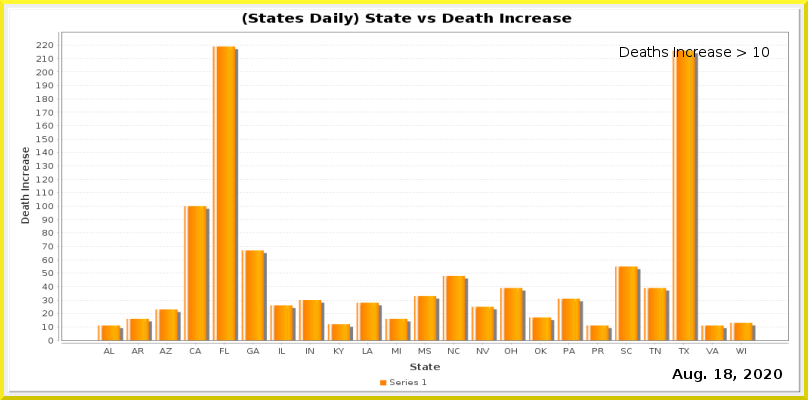
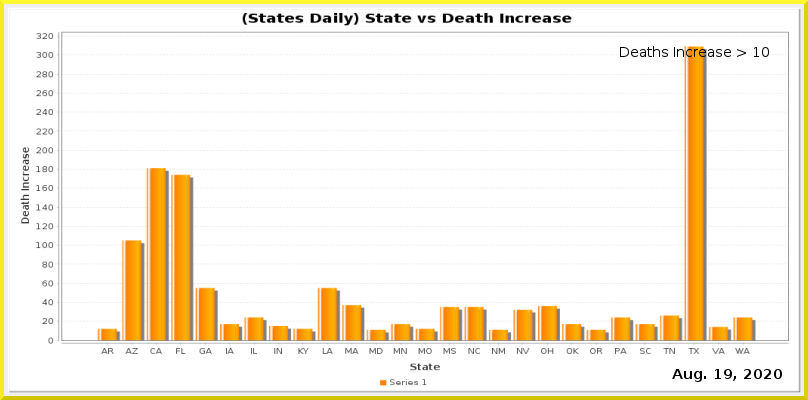
Two versions of the same layered image (808px x 400px). Layer-by-layer changes:
painted on "Current Date" over 724, 369, 732, 379
painted on "Date_vs_TestIncrease.png" over 36, 33, 789, 354
